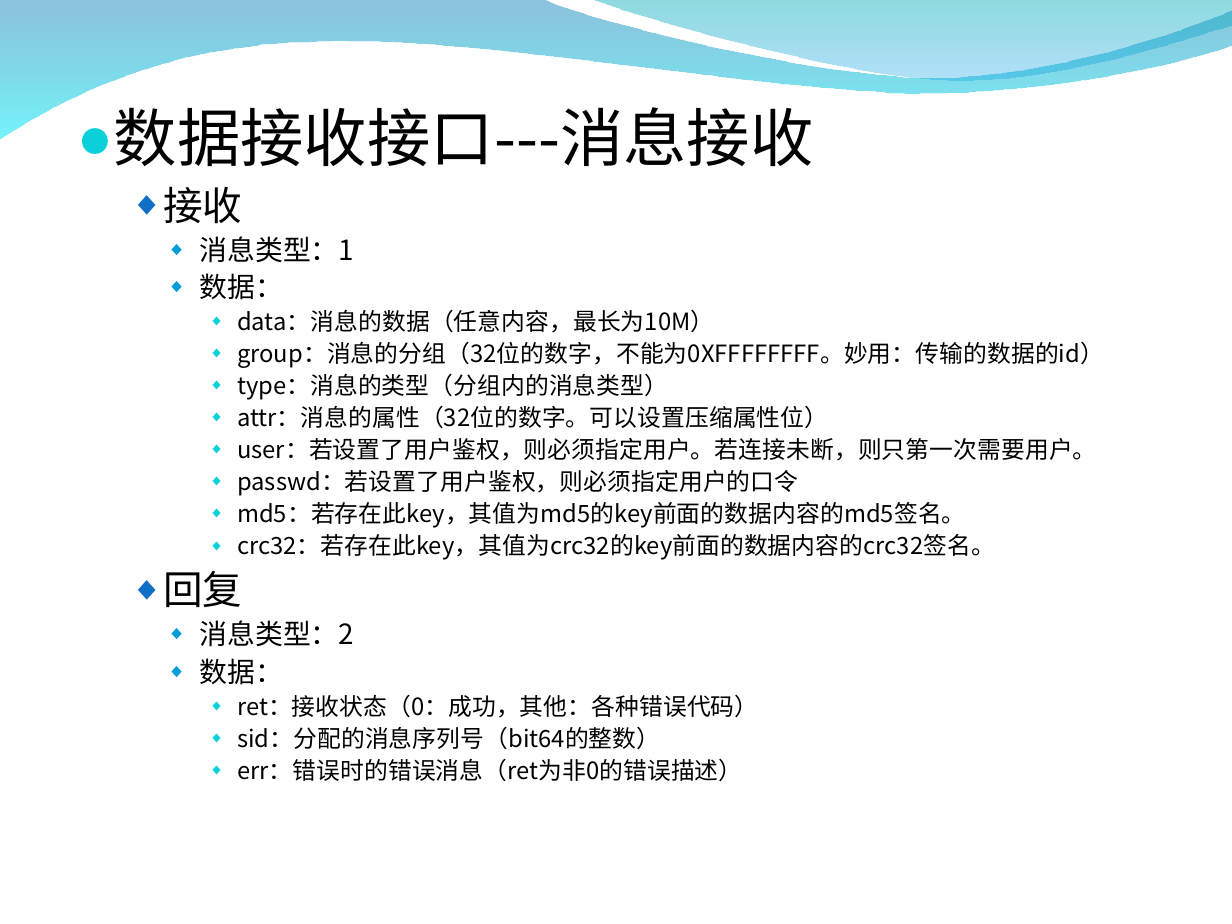
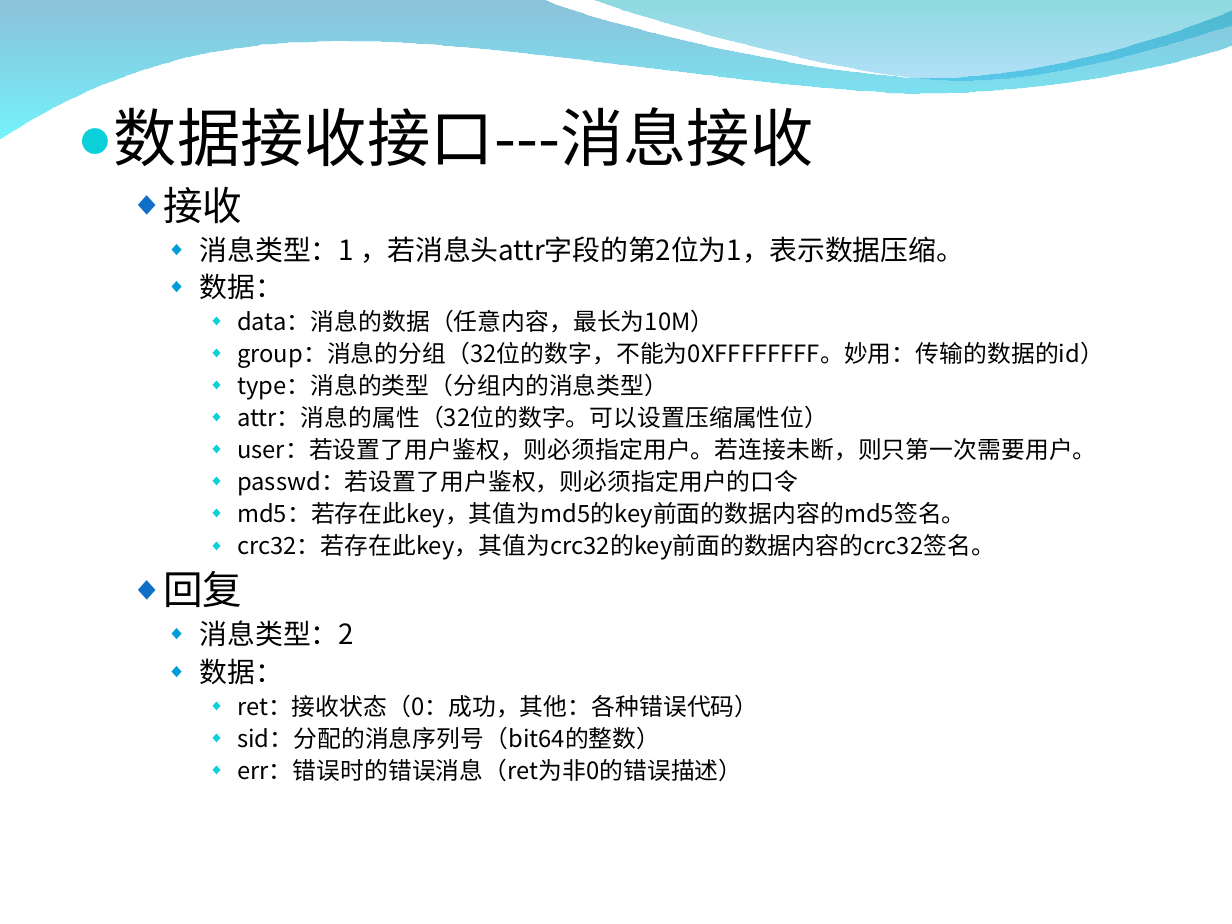
Before and after one commit to burstas/cwinux-mq, a slide deck: slide 12 of mq/doc/mq_introduce.ppt. Drawn at 1232x924 pixels with LibreOffice and Linux fonts; fonts in the diff are those of the drawing; background and template pictures are left out. Boxes give left, top, right and bottom in pixels: in the first picture for what was removed or moved away, otherwise in the second. Text is boxed around its words. In the diff, an @@ line names an element or a change of style, - is before the commit and + after.

```diff
--- a/mq/doc/mq_introduce.ppt
+++ b/mq/doc/mq_introduce.ppt
@@ text at [200,236,964,263]: text changed @@
-    ◆ 消息类型：1
+    ◆ 消息类型：1 ，若消息头attr字段的第2位为1，表示数据压缩。
```
Also in this commit, not shown: 1 other slide changed.
